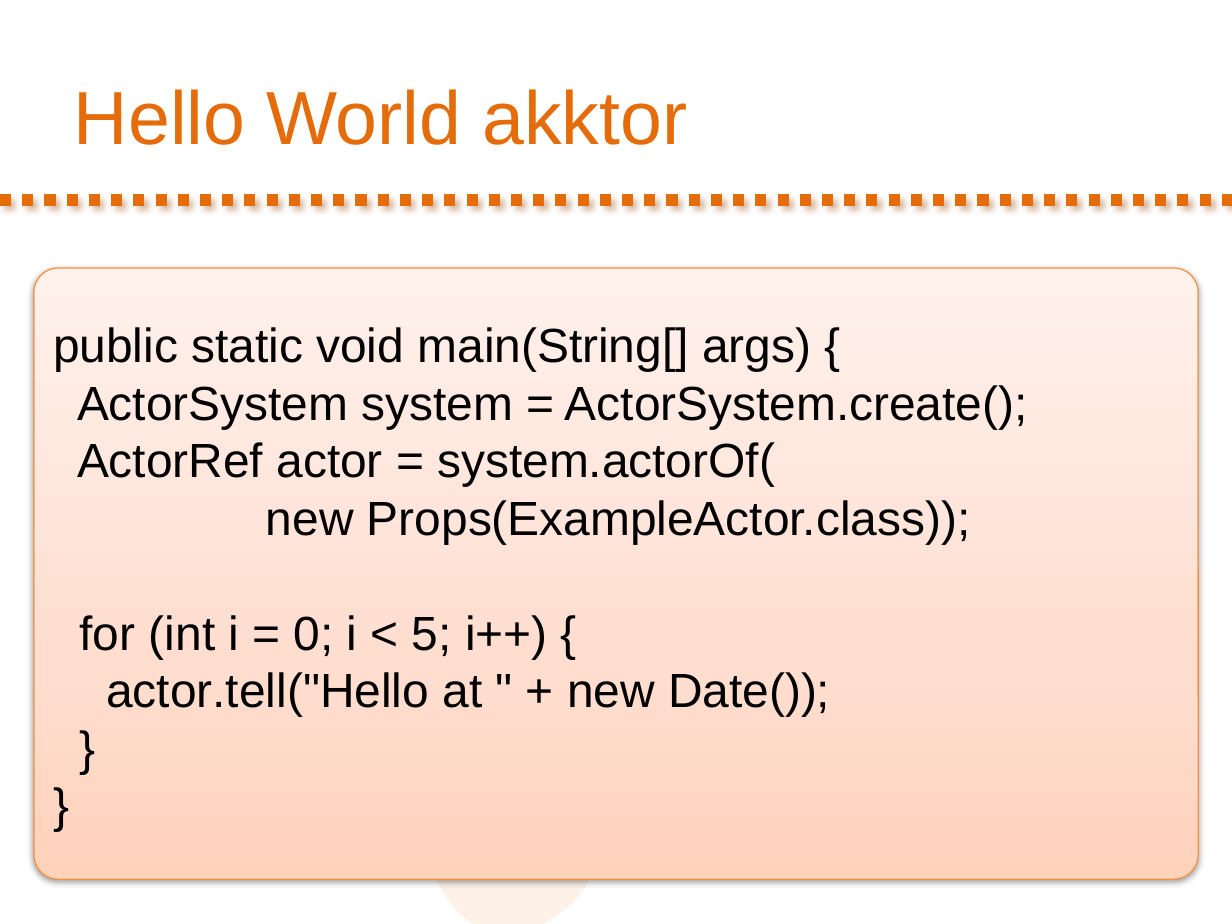
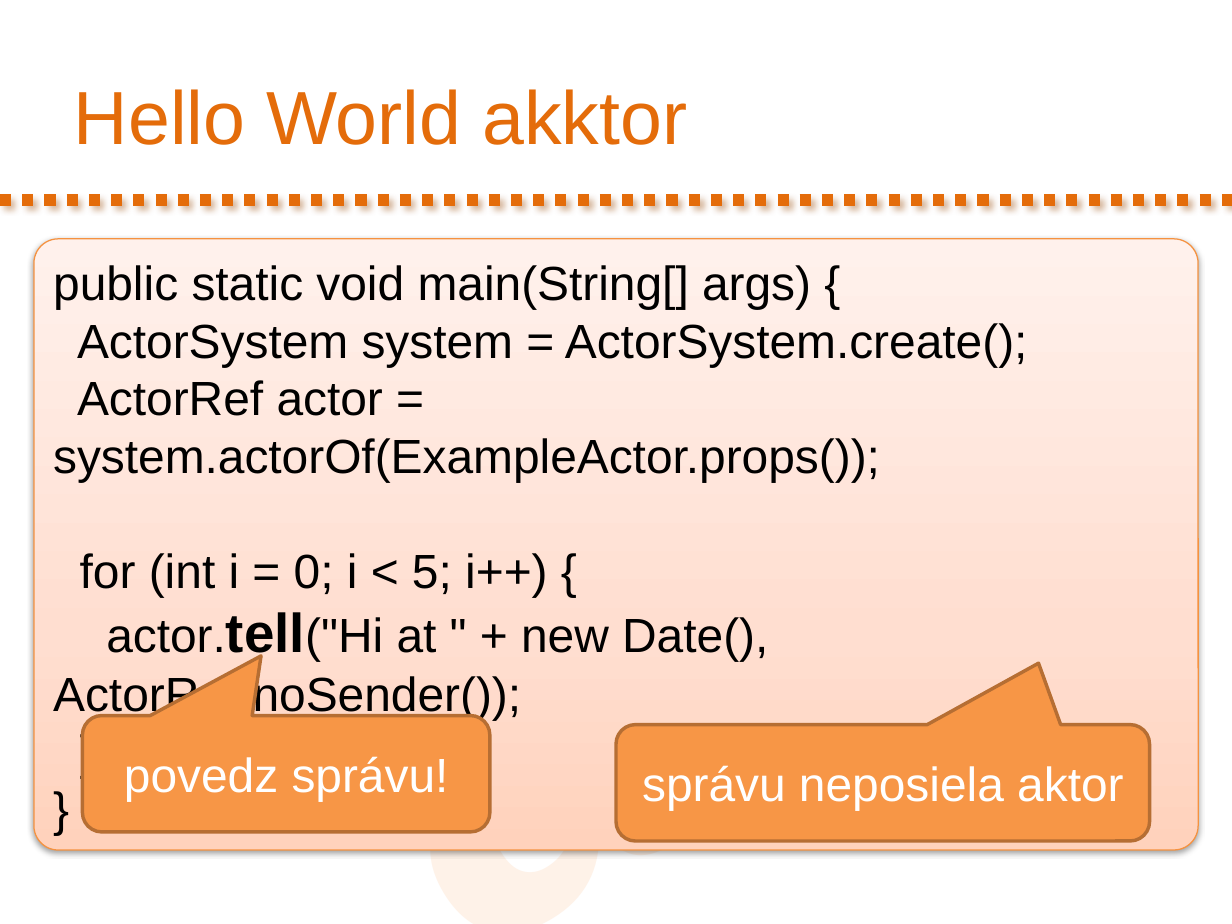
Before and after one commit to novotnyr/kopr-portal, a slide deck: slide 17 of slides/kopr-actors-akka.pptx (slide 13 before the commit). Drawn at 1232x924 pixels with LibreOffice and Linux fonts; fonts in the diff are those of the drawing. Boxes give left, top, right and bottom in pixels: in the first picture for what was removed or moved away, otherwise in the second. Text is boxed around its words. In the diff, an @@ line names an element or a change of style, - is before the commit and + after.

```diff
--- a/slides/kopr-actors-akka.pptx
+++ b/slides/kopr-actors-akka.pptx
@@ rounded rectangle "public static void main(String[] args) ...": place and size @@
-rounded rectangle "public static void main(String[] args) ..." at <box>34,269,1199,880</box>
+rounded rectangle "public static void main(String[] args) ..." at <box>34,239,1199,850</box>
@@ text in rounded rectangle at <box>53,380,880,482</box>: text changed @@
-ActorRef actor = system.actorOf(
-new Props(ExampleActor.class));
+ActorRef actor = system.actorOf(ExampleActor.props());
@@ text in rounded rectangle at <box>53,612,768,720</box>: text changed @@
-actor.tell("Hello at " + new Date());
+actor.tell("Hi at " + new Date(), ActorRef.noSender());
@@ rounded speech box added at <box>83,716,490,832</box>, fill #F79646, outline #B76F34 2 pt, 28 pt, text #FFFFFF @@
+povedz správu!
@@ rounded speech box added at <box>616,724,1149,840</box>, fill #F79646, outline #B76F34 2 pt, 28 pt, text #FFFFFF @@
+správu neposiela aktor
```
Also in this commit, not shown: 10 other slides changed, 8 slides added, 10 slides removed, 1 other file.
